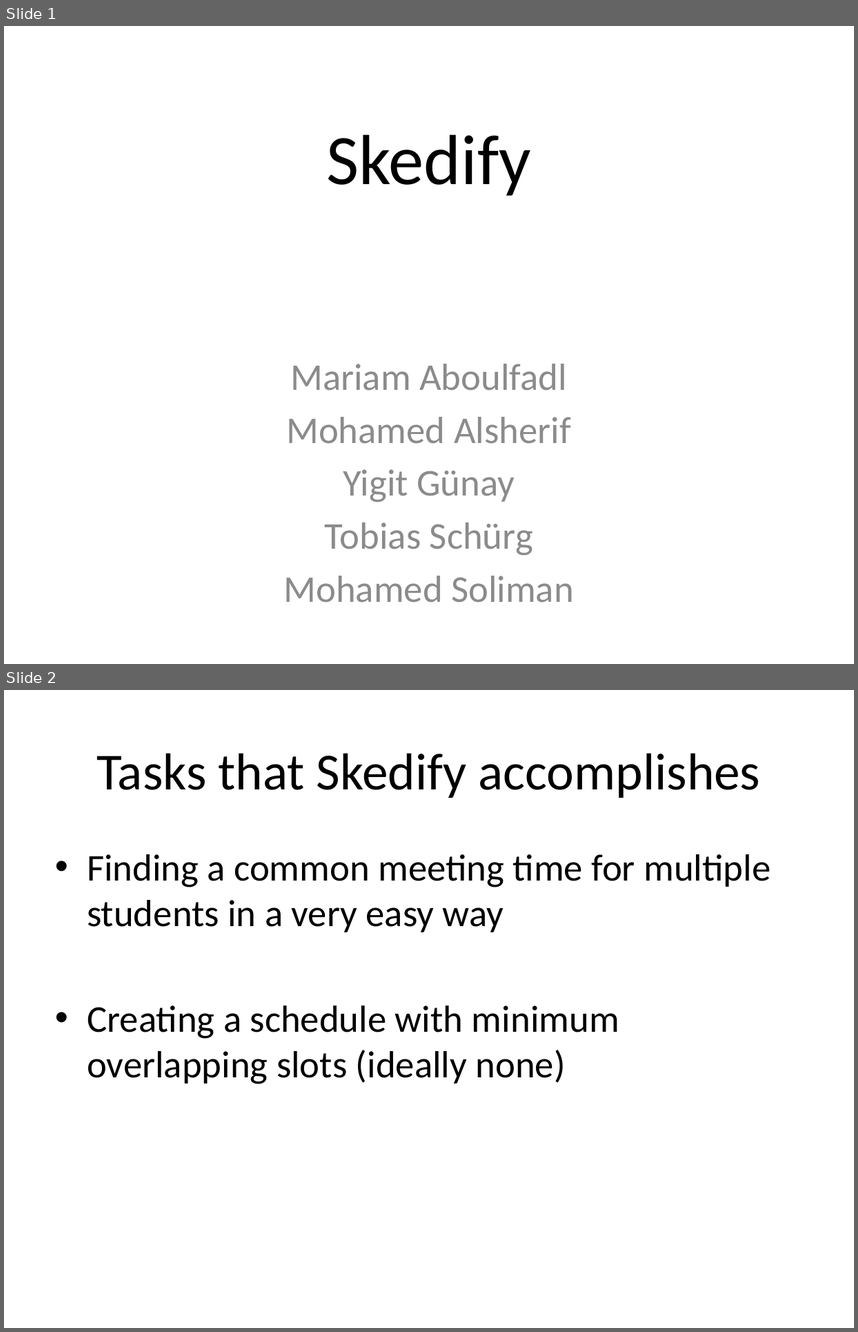
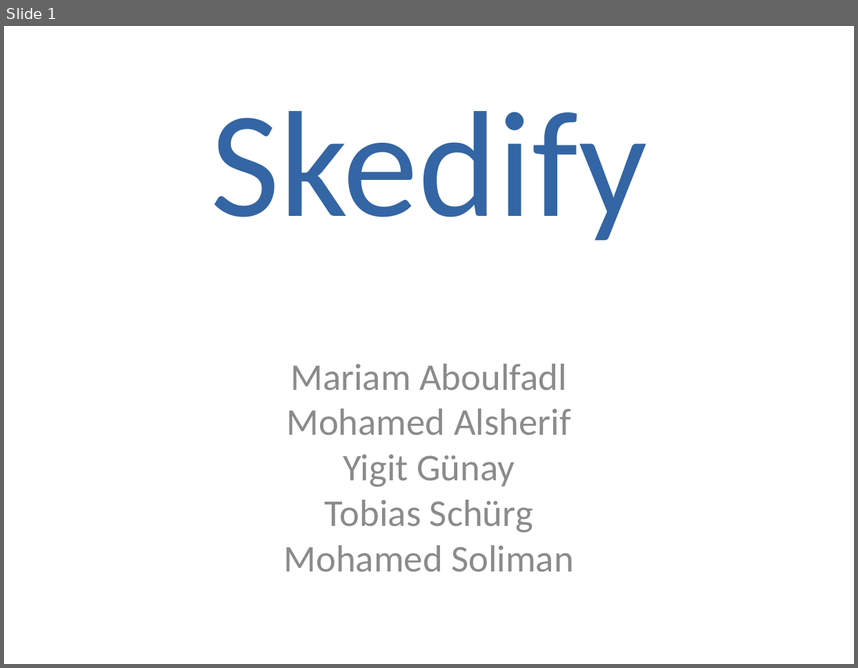
Before and after one commit to mremad/RWTH-iPhone-Project, a slide deck: Presentation.pptx. Shown one above the other, each under a label of ours: slides 1 and 2 before the commit, slide 1 after it. The pictures are 858x1332 and 858x668 pixels, drawn with LibreOffice and Linux fonts; fonts in the diff are those of the drawing. Boxes give left, top, right and bottom in pixels: in the first picture for what was removed or moved away, otherwise in the second. Text is boxed around its words. In the diff, an @@ line names an element or a change of style, - is before the commit and + after.

```diff
--- a/Presentation.pptx
+++ b/Presentation.pptx
@@ slide 2 removed at [4,690,854,1328], background #FFFFFF @@
@@ title removed at [96,753,761,798] @@
-Tasks that Skedify accomplishes
@@ text removed at [87,854,771,1084] @@
-• Finding a common meeting time for multiple students in a very easy way
-• Creating a schedule with minimum overlapping slots (ideally none)
@@ slide 1 changed as well @@
@@ text "Skedify" at [210,111,647,241]: size 60 to 127.8 pt, text colour #000000 to #3465A4 @@
@@ text "Mariam Aboulfadl" at [283,363,574,572]: text colour #8C8C8C to #8B8B8B; less space between paragraphs @@
```
Also in this commit, not shown: 1 other slide changed, 3 slides added, 2 other slides removed, 1 other file.
